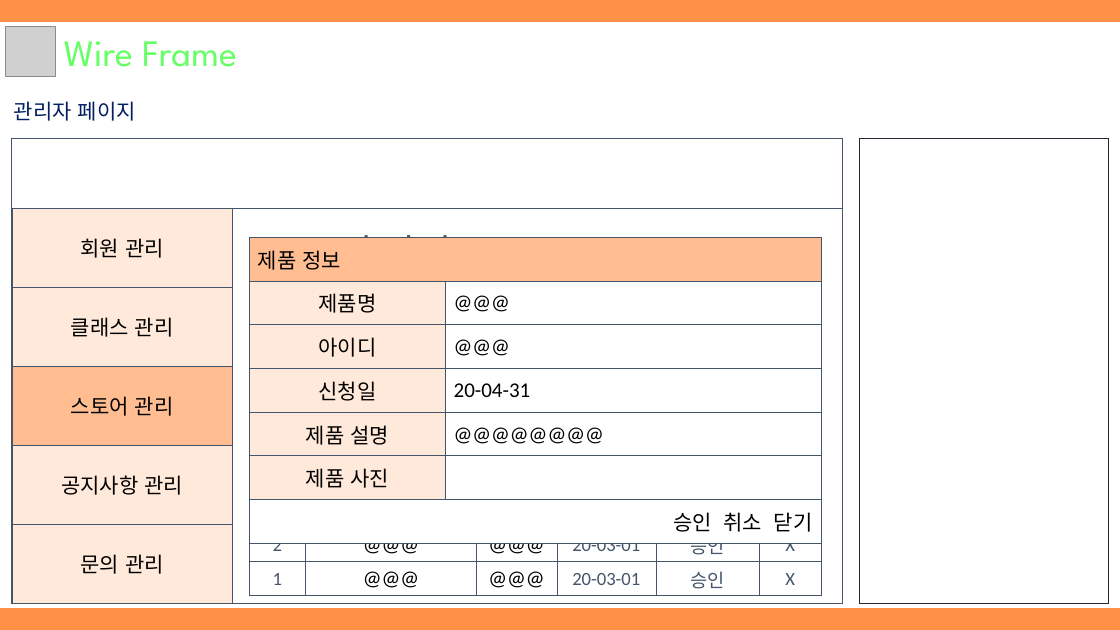
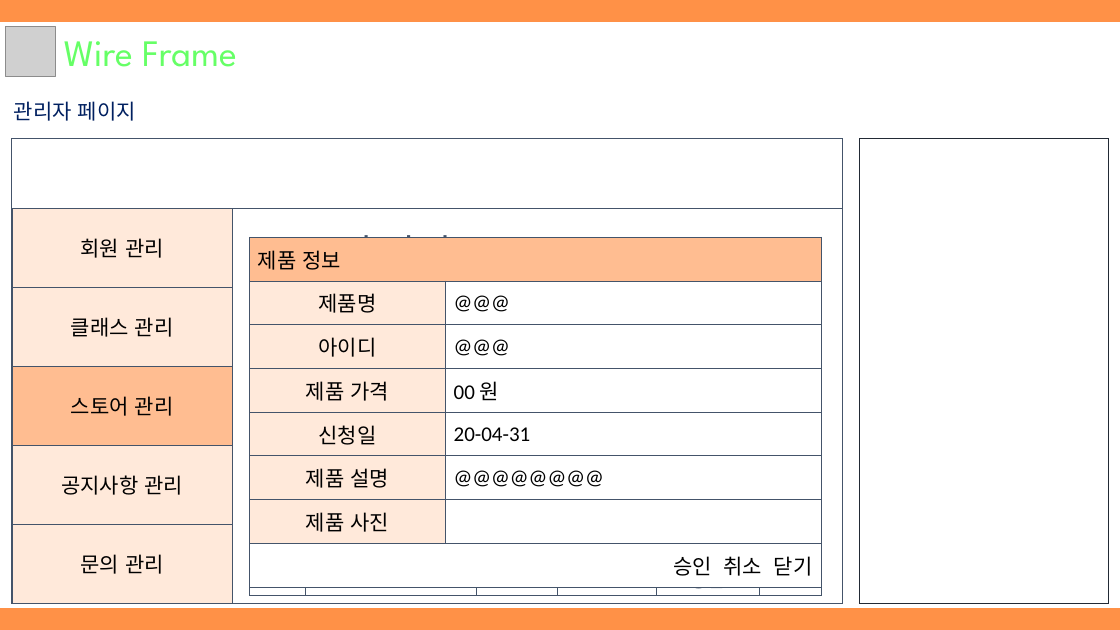
Before and after one commit to hhsw07/ezen-academy-projects, a slide deck: slide 12 of WebContent/hsw/3조 원데이클래스_hsw.pptx. Drawn at 1120x630 pixels with LibreOffice and Linux fonts; fonts in the diff are those of the drawing; grey boxes stand for pictures. Boxes give left, top, right and bottom in pixels: in the first picture for what was removed or moved away, otherwise in the second. Text is boxed around its words. In the diff, an @@ line names an element or a change of style, - is before the commit and + after.

```diff
--- a/WebContent/hsw/3조 원데이클래스_hsw.pptx
+++ b/WebContent/hsw/3조 원데이클래스_hsw.pptx
@@ table at bbox=[250, 237, 821, 586] @@
+row 4: 제품 가격 | 00 원
```
Also in this commit, not shown: 2 other slides changed, 1 other file.
